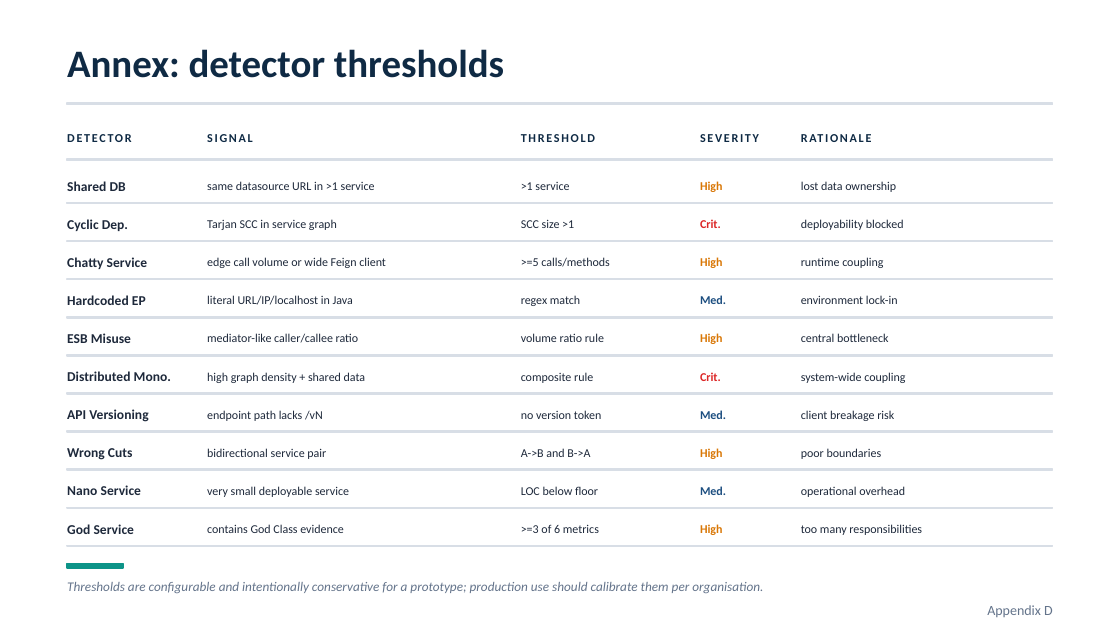
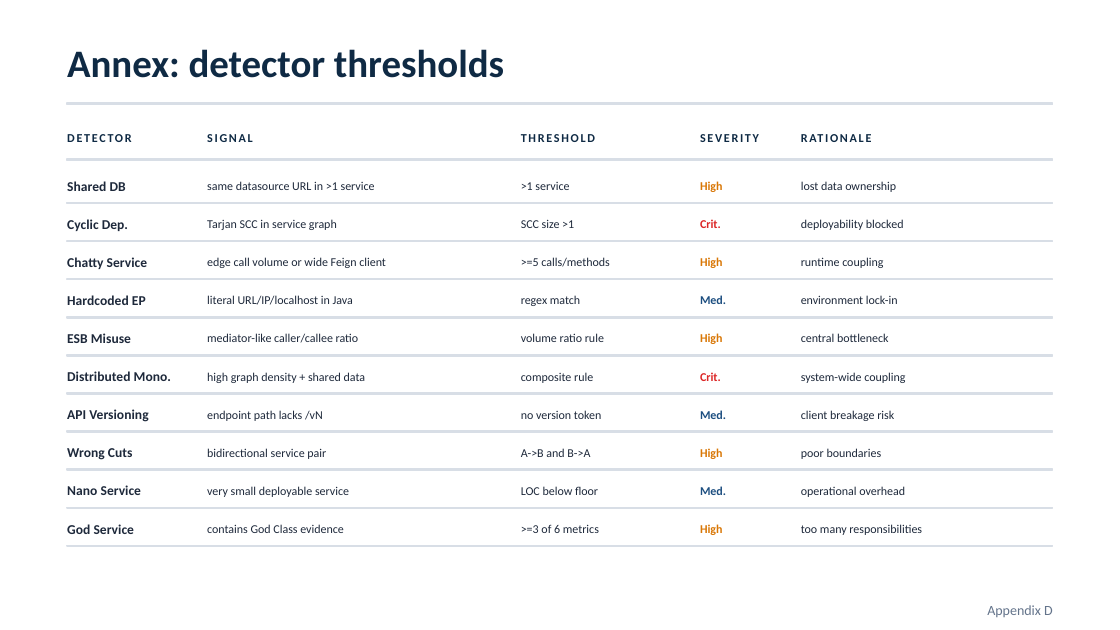
Before and after one commit to andrei45635/dissertation_backend, a slide deck: slide 20 of thesis/presentation/MSA_Detector_Defense_v2.pptx. Drawn at 1120x630 pixels with LibreOffice and Linux fonts; fonts in the diff are those of the drawing. Boxes give left, top, right and bottom in pixels: in the first picture for what was removed or moved away, otherwise in the second. Text is boxed around its words. In the diff, an @@ line names an element or a change of style, - is before the commit and + after.

```diff
--- a/thesis/presentation/MSA_Detector_Defense_v2.pptx
+++ b/thesis/presentation/MSA_Detector_Defense_v2.pptx
@@ rectangle removed at [67, 563, 123, 568] @@
@@ text removed at [67, 582, 763, 593] @@
-Thresholds are configurable and intentionally conservative for a prototype; production use should calibrate them per organisation.
```
Also in this commit, not shown: 2 other slides changed.
